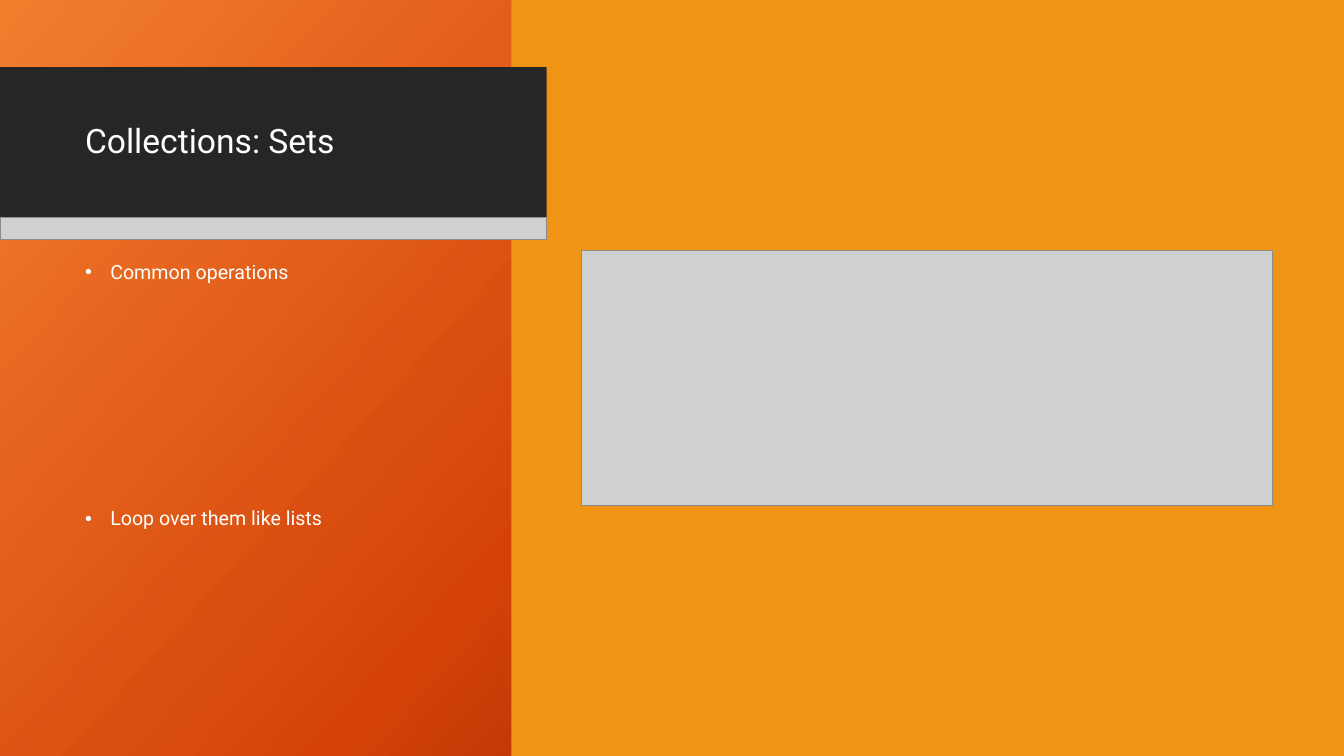
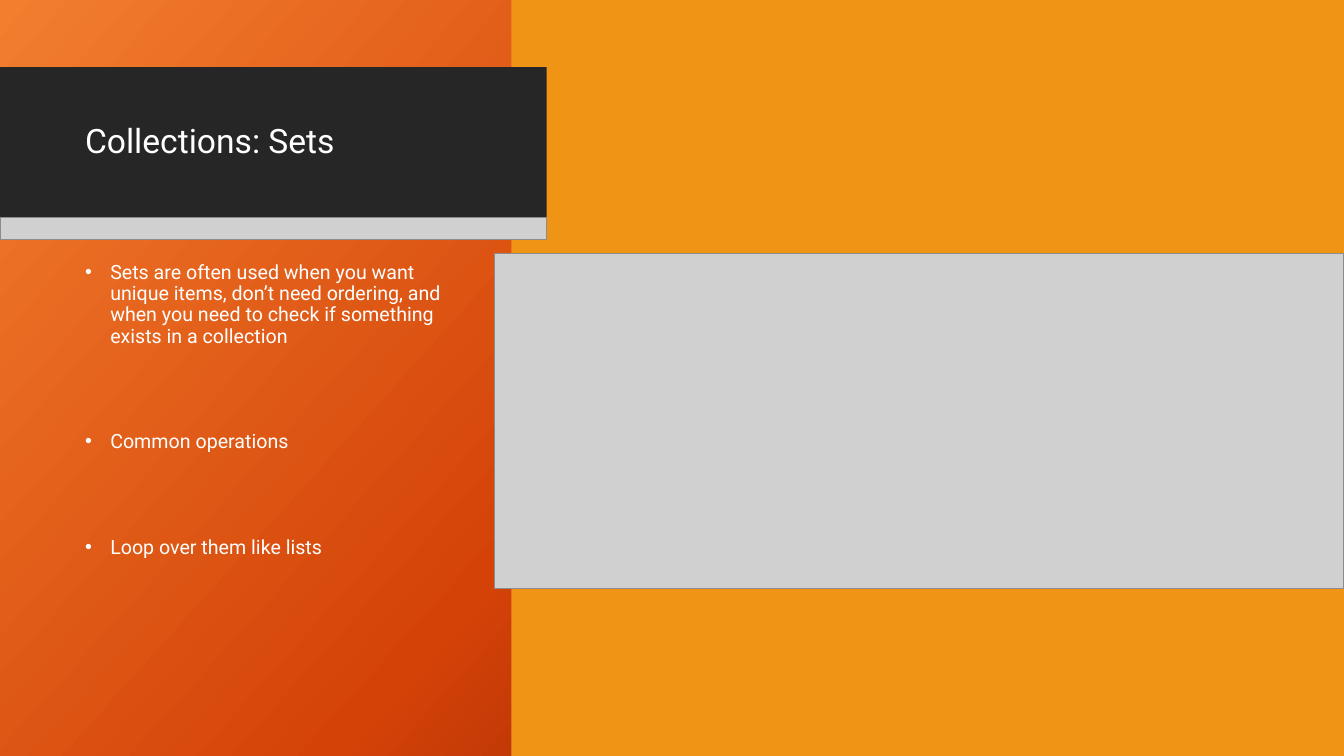
Before and after one commit to GDSC-ADEK/dart-flutter-course, a slide deck: slide 20 of week2/week2_slideshow.pptx. Drawn at 1344x756 pixels with LibreOffice and Linux fonts; fonts in the diff are those of the drawing; grey boxes stand for pictures; background and template pictures are left out. Boxes give left, top, right and bottom in pixels: in the first picture for what was removed or moved away, otherwise in the second. Text is boxed around its words. In the diff, an @@ line names an element or a change of style, - is before the commit and + after.

```diff
--- a/week2/week2_slideshow.pptx
+++ b/week2/week2_slideshow.pptx
@@ text at [110,264,441,344]: paragraph added @@
+• Sets are often used when you want unique items, don’t need ordering, and when you need to check if something exists in a collection
@@ picture: place and size @@
-picture at [582,250,1273,506]
+picture at [495,254,1344,589]
```
Also in this commit, not shown: 11 other slides changed, 1 slide added, 6 other files.
